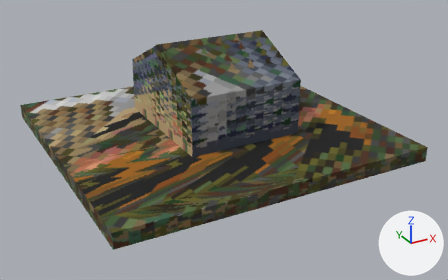
An edit to the glTF model openttd/media/baseset/decouple/objekty/subtropicke/dum_51_domy_1.glb, drawn before and after from the same camera.
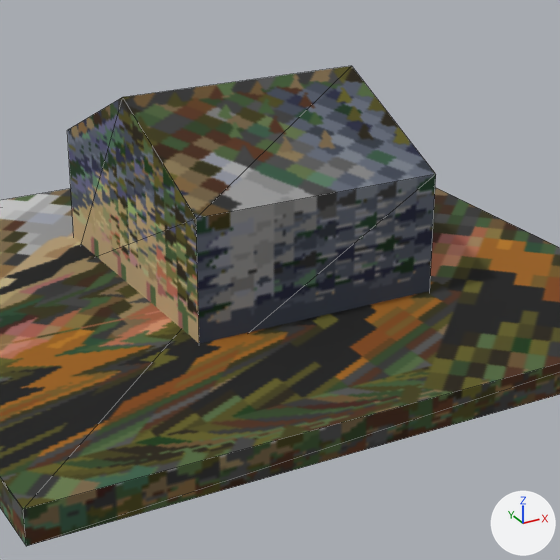
There are two pictures of each version: one whole from a 50 mm lens placed at (-5.03, -16.26, 11.68), pointed at (7.53, 6.57, 0.26), one close up on the part from 23% to 80% of the width and 0% to 91% of the height. Arrows for +X, +Y and +Z are at lower right; the lights stay in place. The last two pictures show the newer version. The close-ups show mesh edges as thin lines.
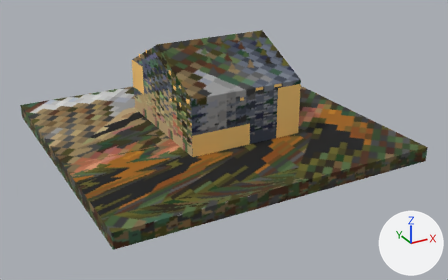
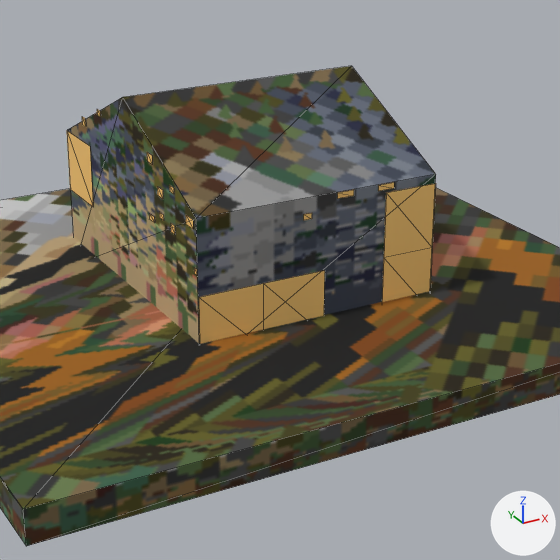
Patch to the scene script:
```diff
--- a/openttd/media/baseset/decouple/objekty/subtropicke/dum_51_domy_1.glb.py
+++ b/openttd/media/baseset/decouple/objekty/subtropicke/dum_51_domy_1.glb.py
@@ me_noc @@
+me_noc.from_pydata(...)  # 92 vertices, 52 faces; spans x 5.07..10.4, y 4.83..11.35, z 0.0..4.12
+me_noc.materials.append(mat_material_0)  # picture img_image_0
@@ ob_noc @@
+ob_noc = bpy.data.objects.new('noc', me_noc)
+ob_noc.location = (0.0, 0.0, 0.0)
```

Changed parts and their boxes [x1, y1, x2, y2] in the close-ups (560 x 560 px):
'noc', added
    after: [67, 109, 436, 344]
